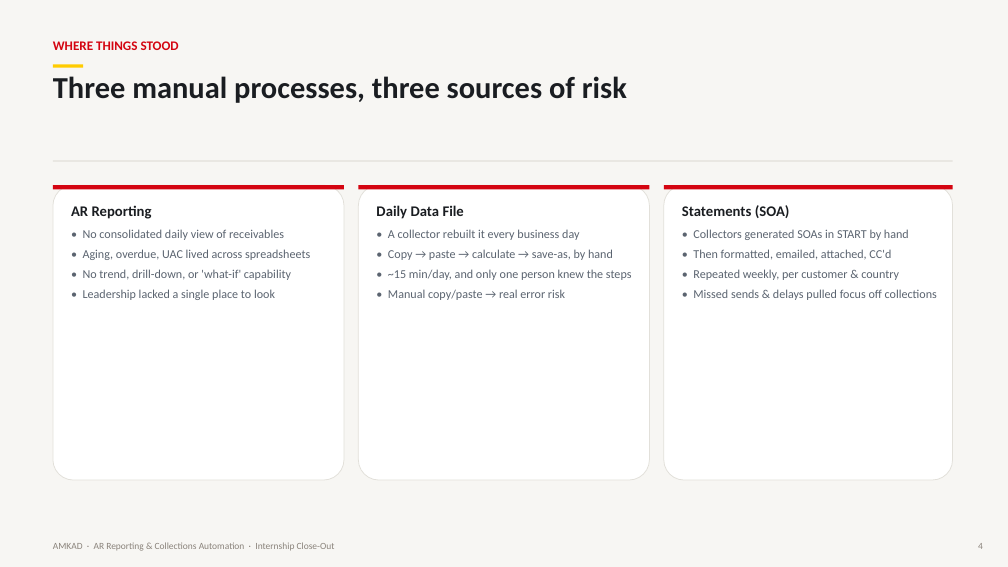
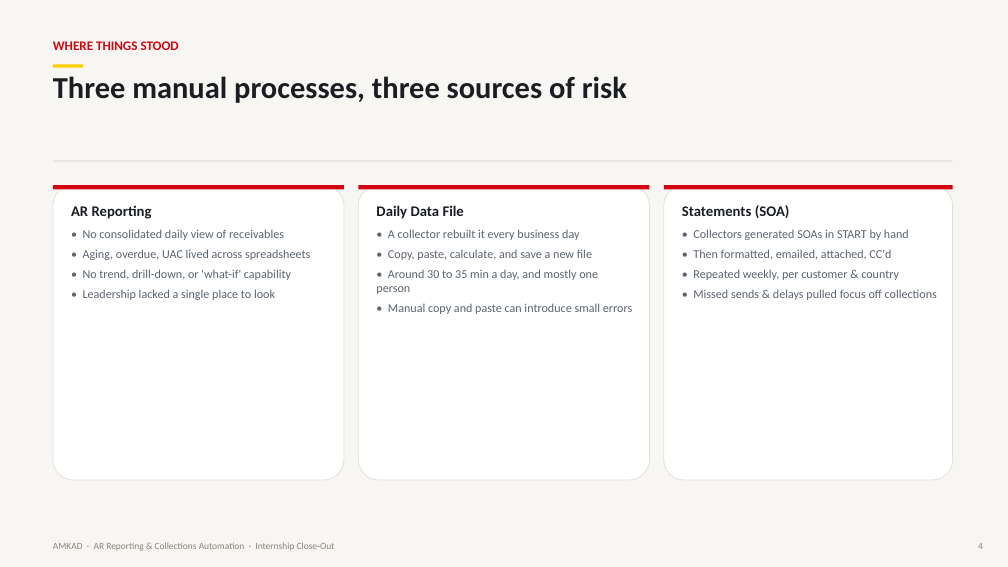
Before and after one commit to jkadadihi/Power-BI-, a slide deck: slide 4 of docs/AMKAD_Internship_Presentation.pptx. Drawn at 1008x567 pixels with LibreOffice and Linux fonts; fonts in the diff are those of the drawing. Boxes give left, top, right and bottom in pixels: in the first picture for what was removed or moved away, otherwise in the second. Text is boxed around its words. In the diff, an @@ line names an element or a change of style, - is before the commit and + after.

```diff
--- a/docs/AMKAD_Internship_Presentation.pptx
+++ b/docs/AMKAD_Internship_Presentation.pptx
@@ text at (376, 249, 632, 314): text changed @@
-• Copy → paste → calculate → save-as, by hand
-• ~15 min/day, and only one person knew the steps
-• Manual copy/paste → real error risk
+• Copy, paste, calculate, and save a new file
+• Around 30 to 35 min a day, and mostly one person
+• Manual copy and paste can introduce small errors
```
Also in this commit, not shown: 12 other slides changed, 1 other file.
